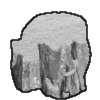
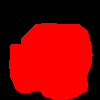
Layered file, before and after one edit (100×100). Changes by layer:
showed "mask", painted on it over (x1=8, y1=22, x2=94, y2=100)
showed "mask bg" over (x1=0, y1=0, x2=100, y2=100)
hid "snow line" over (x1=10, y1=11, x2=92, y2=100)
hid "snow" over (x1=10, y1=12, x2=89, y2=99)
showed "line" over (x1=9, y1=23, x2=93, y2=100)
